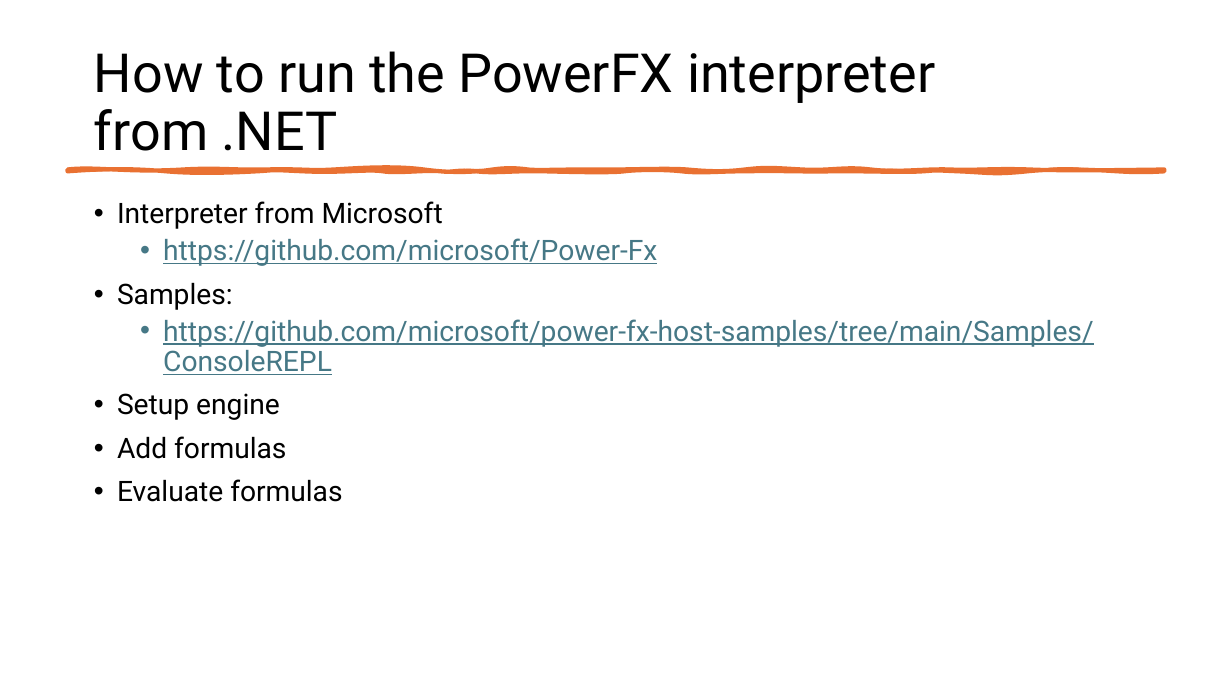
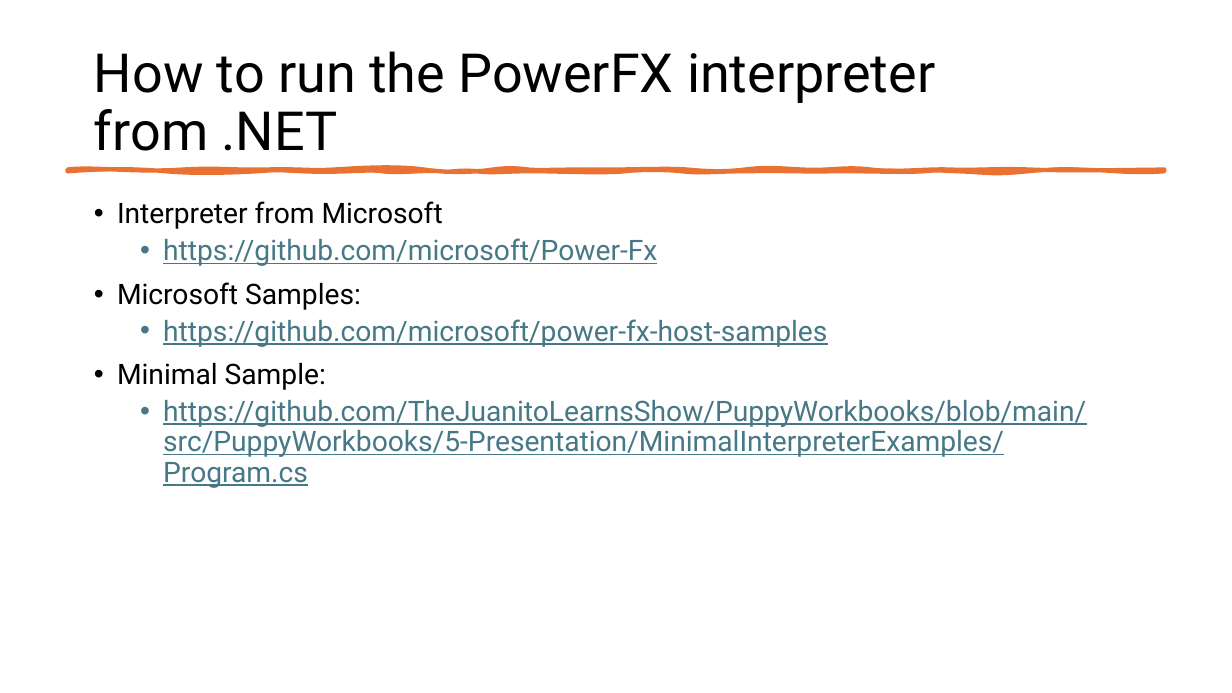
Before and after one commit to TheJuanitoLearnsShow/PuppyDataMapper, a slide deck: slide 12 of src-powerfx/slides/PowerFX embedding session.pptx (slide 7 before the commit). Drawn at 1232x693 pixels with LibreOffice and Linux fonts; fonts in the diff are those of the drawing. Boxes give left, top, right and bottom in pixels: in the first picture for what was removed or moved away, otherwise in the second. Text is boxed around its words. In the diff, an @@ line names an element or a change of style, - is before the commit and + after.

```diff
--- a/src-powerfx/slides/PowerFX embedding session.pptx
+++ b/src-powerfx/slides/PowerFX embedding session.pptx
@@ text at <box>117,282,1086,488</box>: text changed @@
-• Samples:
-  • https://github.com/microsoft/power-fx-host-samples/tree/main/Samples/ConsoleREPL
-• Setup engine
-• Add formulas
-• Evaluate formulas
+• Microsoft Samples:
+  • https://github.com/microsoft/power-fx-host-samples
+• Minimal Sample:
+  • https://github.com/TheJuanitoLearnsShow/PuppyWorkbooks/blob/main/src/PuppyWorkbooks/5-Presentation/MinimalInterpreterExamples/Program.cs
```
Also in this commit, not shown: 2 other slides changed, 7 slides added.
